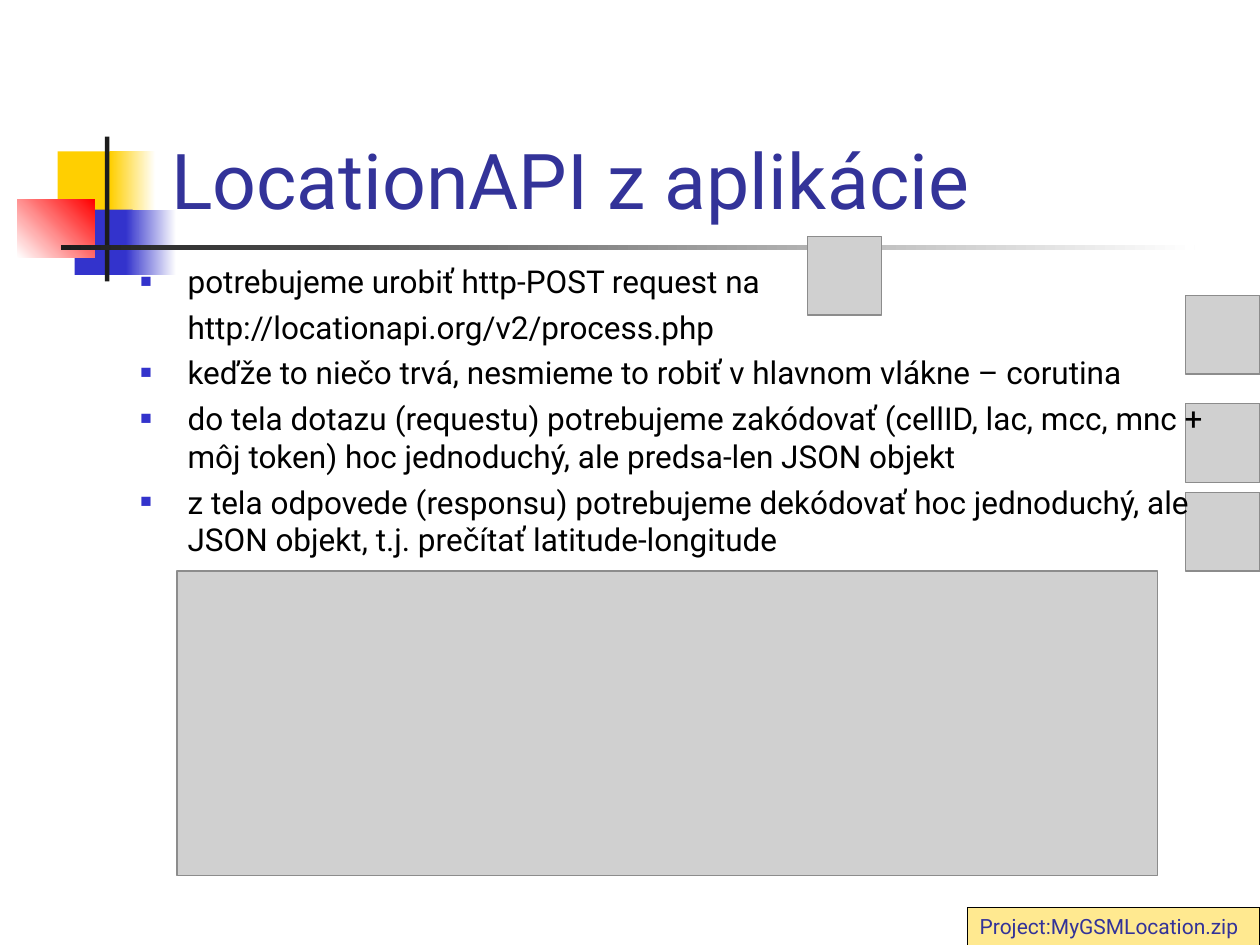
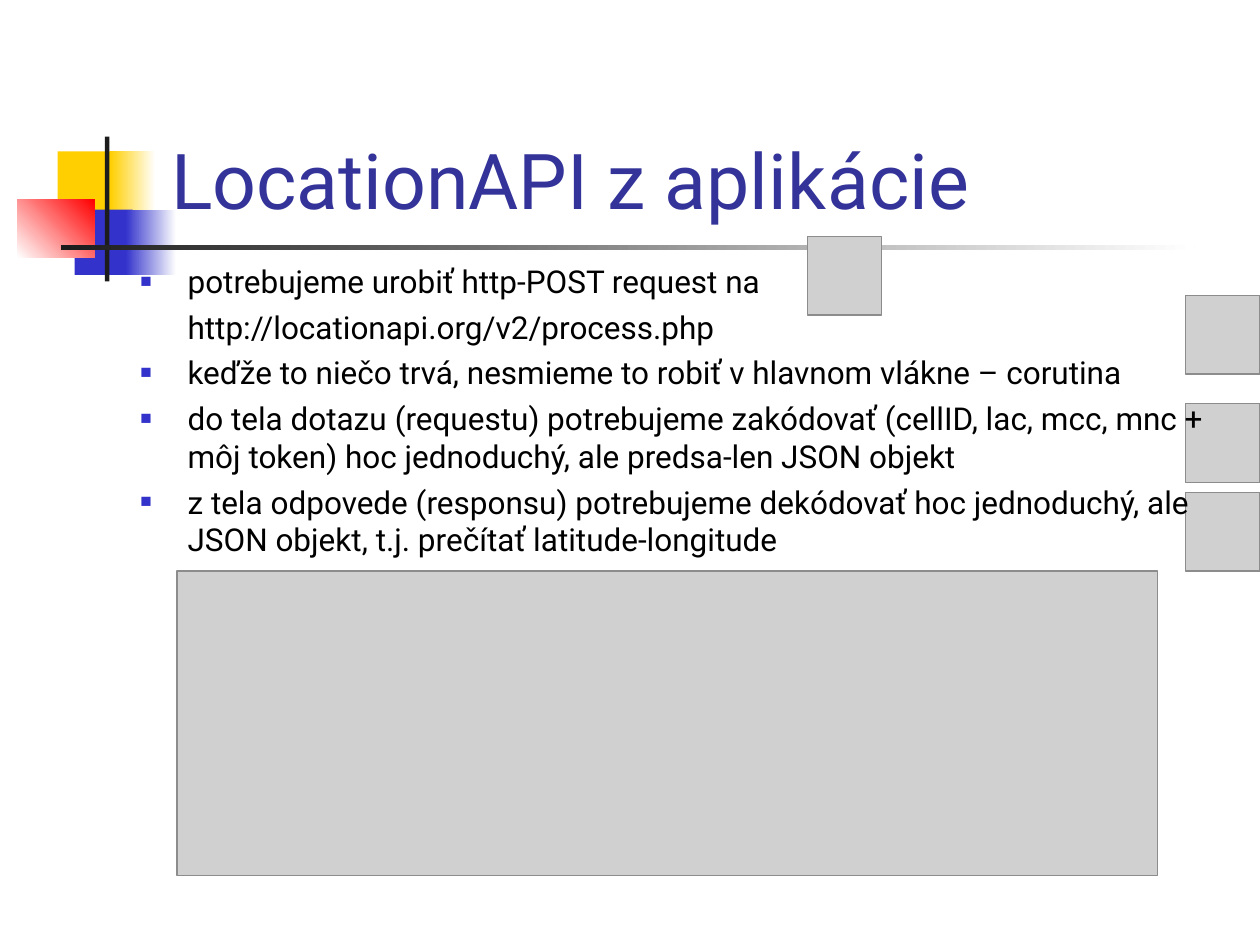
Before and after one commit to vmandro/Prednasky, a slide deck: slide 11 of 11/11_Android.ppt (slide 14 before the commit). Drawn at 1260x945 pixels with LibreOffice and Linux fonts; fonts in the diff are those of the drawing; grey boxes stand for pictures. Boxes give left, top, right and bottom in pixels: in the first picture for what was removed or moved away, otherwise in the second. Text is boxed around its words. In the diff, an @@ line names an element or a change of style, - is before the commit and + after.

```diff
--- a/11/11_Android.ppt
+++ b/11/11_Android.ppt
@@ rectangle removed at bbox=[968, 907, 1260, 945] @@
-Project:MyGSMLocation.zip
```
Also in this commit, not shown: 9 other slides changed, 35 slides removed, 2 other files.
